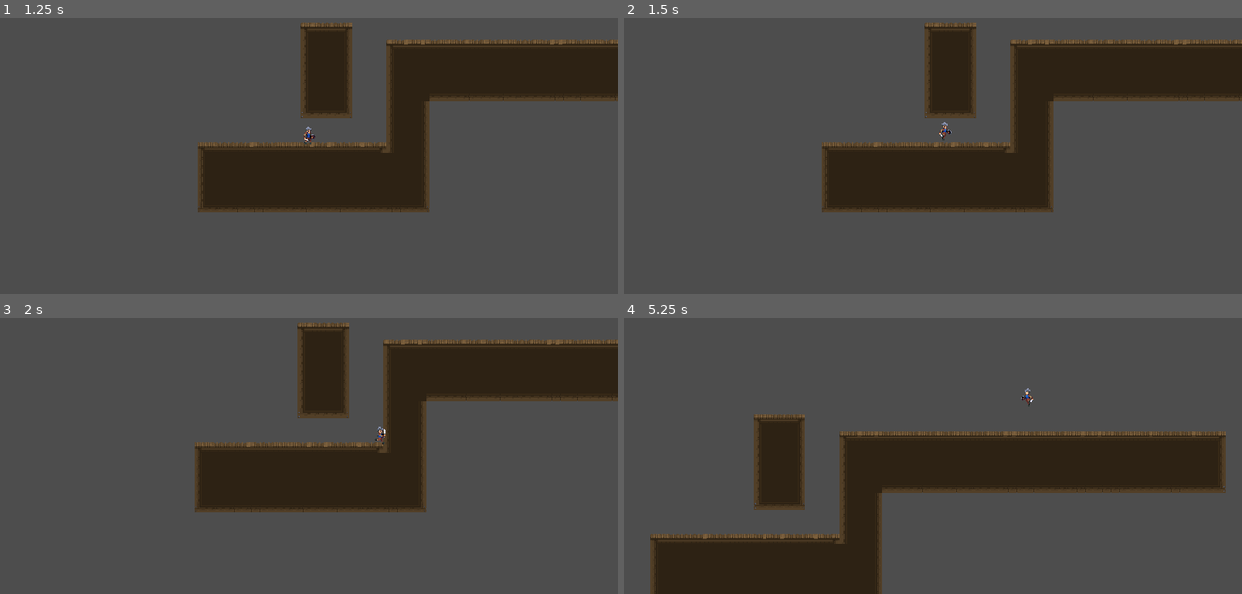
Above: before the commit, frames 1-4 (two rows, left to right).
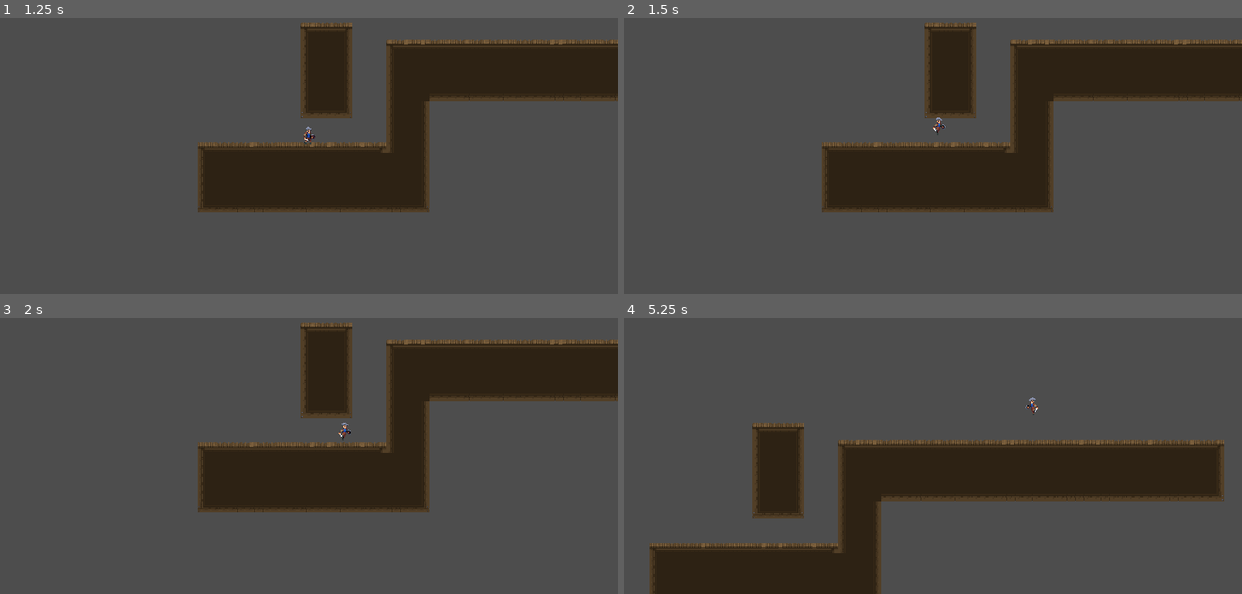
Above: after the commit, the same moments.

Repository: MRluUnity/godot-teaching-chapter-2
Game: Godot game, scene res://Scenes/Main/main.tscn
Two runs of this game, one before a commit and one after it. Both use one fixed random seed, a clock stepped at 60 frames per second and the inputs below.
Inputs:
- Up to frame 1 (1.25 s): click "开始游戏" at 0.5 s
- Up to frame 2 (1.5 s): tap Enter at 1.25 s; hold D (action_right) from 1.28 s (still down); hold Space (action_jump) from 1.28 s (still down)
- Up to frame 3 (2 s): keep holding D (action_right); keep holding Space (action_jump)
- Up to frame 4 (5.25 s): release Space (action_jump) at 2.03 s; tap Space (action_jump) at 2.1, 2.27, 2.57, 3.6, 3.77, 4.07, 5.1 s; release D (action_right) at 2.78 s; hold A (action_left) 2.78-3.53 s; hold Space (action_jump) 2.78-3.53 s; hold D (action_right) 3.53-5.03 s; hold Space (action_jump) 4.28-5.03 s; hold A (action_left) from 5.03 s (still down)

Frame 1 is identical in both runs. In frame 2, 0.1% of the frame differs, in the area x 50-53%, y 36-45%; in frame 3, 2.4%; in frame 4, 9.0%, in the area x 4-98%, y 25-100%.

Commit message:
新添加了一个滞空飞行的功能，修改了原先在墙上的情况的重力问题，以及将重力分为了无影响重力、飞行重力、墙壁重力等

Diff:
--- a/Scenes/Player/player.gd
+++ b/Scenes/Player/player.gd
@@ -13,11 +13,15 @@
 @export var wall_jump_speed := Vector2(500, -350.0)
 
 
-var gravity: int = ProjectSettings.get_setting("physics/2d/default_gravity")
+var gravity_normal : float = ProjectSettings.get_setting("physics/2d/default_gravity")
+var gravity_wall_slide : float = gravity_normal / 50
+var gravity_fly : float = gravity_normal / 100
+var gravity : float
 var dir := 0.0
 var acceleration : float
 var is_wall_jump := false
 var air_time := 0.0
+var is_fly := false
 
 #region 虚方法
 func _ready() -> void:
@@ -37,14 +41,24 @@
 
 func _physics_process(delta: float) -> void:
 	# 重力的变化
+	# 在进行蹬墙跳
 	if is_wall_jump:
 		acceleration = speed / .2
-	elif not is_on_floor() and not is_wall_slide():
+	# 在墙上
+	elif is_wall_slide():
+		if velocity.y <= 0: velocity.y = 0
+		gravity = gravity_wall_slide
+		velocity.y += gravity * delta
+	# 在飞行
+	elif is_fly:
+		acceleration = speed / 2
+		gravity = gravity_fly
+		velocity.y += gravity * delta
+	# 在空中且没有开启飞行、没有在墙上
+	elif not is_on_floor():
 		acceleration = speed / .2
+		gravity = gravity_normal
 		velocity.y += gravity * delta
-	elif is_wall_slide():
-		velocity.y = 0
-		velocity.y += gravity * delta * .8
 
 	# 跳越的情况设置
 	if Input.is_action_just_pressed("action_jump"):
@@ -56,11 +70,16 @@
 			velocity = wall_jump_speed
 			velocity.x *= get_wall_normal().x
 
+	# 滞空滑行
+	if not is_on_floor() and not is_wall_jump:
+		is_fly = true if Input.is_action_pressed("action_jump") and velocity.y >= 0 else false
+	else :
+		is_fly = false
+
 	# 再空中的时间
-	if air_time > 0.1:
+	if air_time > .1:
 		air_time = 0
 		is_wall_jump = false
-
 
 	# 角色的移动
 	velocity.x = move_toward(velocity.x, dir * speed, acceleration * delta)
--- a/Scenes/Worlds/world.tscn
+++ b/Scenes/Worlds/world.tscn
@@ -1187,6 +1187,51 @@
 shader = ExtResource("3_1dwqi")
 shader_parameter/lod = 3.0
 
+[sub_resource type="Animation" id="Animation_sblsl"]
+length = 0.001
+tracks/0/type = "value"
+tracks/0/imported = false
+tracks/0/enabled = true
+tracks/0/path = NodePath("PausedUI/VBoxContainer:position")
+tracks/0/interp = 1
+tracks/0/loop_wrap = true
+tracks/0/keys = {
+"times": PackedFloat32Array(0),
+"transitions": PackedFloat32Array(1),
+"update": 0,
+"values": [Vector2(60, 274)]
+}
+
+[sub_resource type="Animation" id="Animation_vdktu"]
+resource_name = "back"
+length = 0.3
+tracks/0/type = "value"
+tracks/0/imported = false
+tracks/0/enabled = true
+tracks/0/path = NodePath("PausedUI/VBoxContainer:position")
+tracks/0/interp = 1
+tracks/0/loop_wrap = true
+tracks/0/keys = {
+"times": PackedFloat32Array(0, 0.3),
+"transitions": PackedFloat32Array(1, 1),
+"update": 0,
+"values": [Vector2(60, 274), Vector2(-120, 274)]
+}
+tracks/1/type = "method"
+tracks/1/imported = false
+tracks/1/enabled = true
+tracks/1/path = NodePath(".")
+tracks/1/interp = 1
+tracks/1/loop_wrap = true
+tracks/1/keys = {
+"times": PackedFloat32Array(0.3),
+"transitions": PackedFloat32Array(1),
+"values": [{
+"args": [],
+"method": &"change_sence"
+}]
+}
+
 [sub_resource type="Animation" id="Animation_ut56u"]
 resource_name = "enter"
 length = 0.3
@@ -1217,21 +1262,6 @@
 }]
 }
 
-[sub_resource type="Animation" id="Animation_sblsl"]
-length = 0.001
-tracks/0/type = "value"
-tracks/0/imported = false
-tracks/0/enabled = true
-tracks/0/path = NodePath("PausedUI/VBoxContainer:position")
-tracks/0/interp = 1
-tracks/0/loop_wrap = true
-tracks/0/keys = {
-"times": PackedFloat32Array(0),
-"transitions": PackedFloat32Array(1),
-"update": 0,
-"values": [Vector2(60, 274)]
-}
-
 [sub_resource type="Animation" id="Animation_8a3fv"]
 resource_name = "exit"
 length = 0.3
@@ -1262,36 +1292,6 @@
 }]
 }
 
-[sub_resource type="Animation" id="Animation_vdktu"]
-resource_name = "back"
-length = 0.3
-tracks/0/type = "value"
-tracks/0/imported = false
-tracks/0/enabled = true
-tracks/0/path = NodePath("PausedUI/VBoxContainer:position")
-tracks/0/interp = 1
-tracks/0/loop_wrap = true
-tracks/0/keys = {
-"times": PackedFloat32Array(0, 0.3),
-"transitions": PackedFloat32Array(1, 1),
-"update": 0,
-"values": [Vector2(60, 274), Vector2(-120, 274)]
-}
-tracks/1/type = "method"
-tracks/1/imported = false
-tracks/1/enabled = true
-tracks/1/path = NodePath(".")
-tracks/1/interp = 1
-tracks/1/loop_wrap = true
-tracks/1/keys = {
-"times": PackedFloat32Array(0.3),
-"transitions": PackedFloat32Array(1),
-"values": [{
-"args": [],
-"method": &"change_sence"
-}]
-}
-
 [sub_resource type="AnimationLibrary" id="AnimationLibrary_e6b2b"]
 _data = {
 "RESET": SubResource("Animation_sblsl"),
